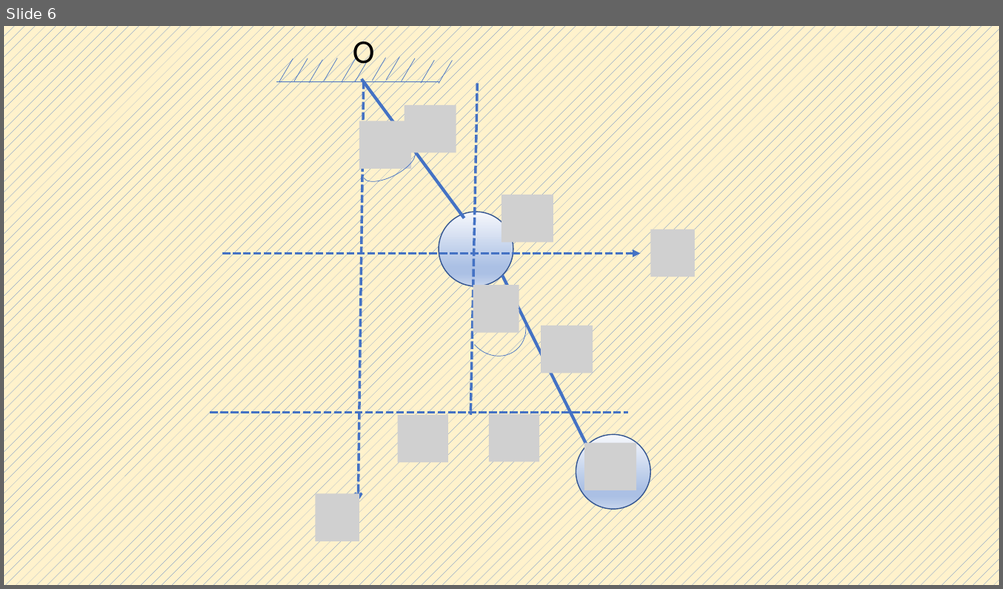
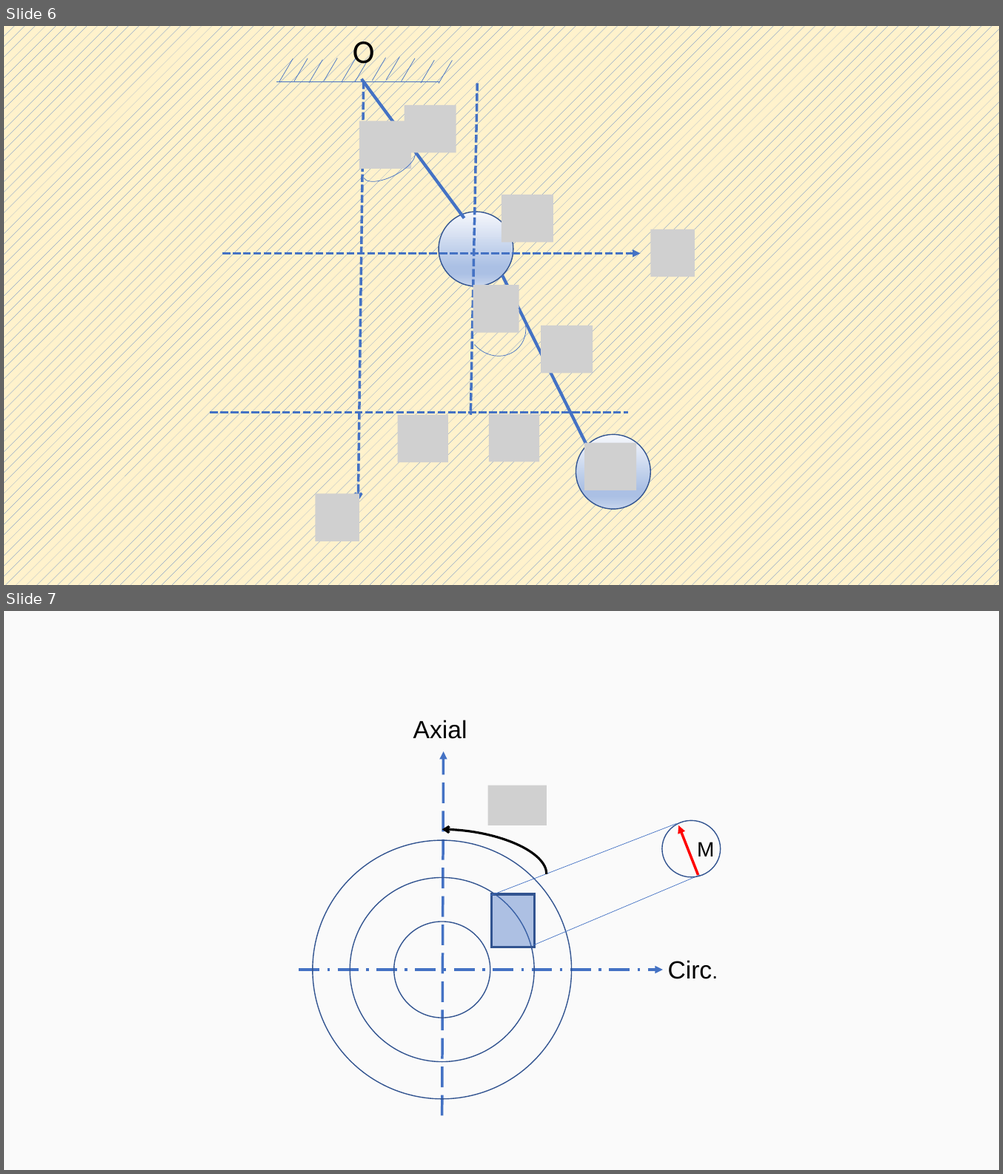
Before and after one commit to robotsorcerer/BrandeisNotes, a slide deck: lec_notes/figures/figures.pptx. Shown one above the other, each under a label of ours: slide 6 before the commit, slides 6 and 7 after it. The pictures are 1003x589 and 1003x1174 pixels, drawn with LibreOffice and Linux fonts; fonts in the diff are those of the drawing; grey boxes stand for pictures. Boxes give left, top, right and bottom in pixels: in the first picture for what was removed or moved away, otherwise in the second. Text is boxed around its words. In the diff, an @@ line names an element or a change of style, - is before the commit and + after.

```diff
--- a/lec_notes/figures/figures.pptx
+++ b/lec_notes/figures/figures.pptx
@@ slide 7 added at bbox=[4, 611, 999, 1170], background gradient #FAFAFA to #D7D7D7 to #E4E4E4 @@
@@ text added at bbox=[413, 720, 467, 739], 24 pt, text #000000 @@
+Axial
@@ arrow added from (442, 1116) to (444, 752), #4472C4 2.5 pt dashed @@
@@ picture added at bbox=[487, 786, 546, 826] @@
@@ curved arrow added from (546, 874) to (442, 829), #000000 2.25 pt @@
@@ line added from (490, 896) to (676, 823), #4472C4 0.5 pt @@
@@ ellipse added at bbox=[662, 820, 720, 877], outline #325491 1 pt @@
@@ arrow added from (698, 875) to (678, 826), #FF0000 2.5 pt @@
@@ ellipse added at bbox=[313, 841, 572, 1099], outline #325491 1 pt @@
@@ text added at bbox=[697, 842, 714, 857], 20 pt, text #000000 @@
+M
@@ line added from (533, 946) to (700, 875), #4472C4 0.5 pt @@
@@ ellipse added at bbox=[350, 878, 535, 1062], outline #325491 1 pt @@
@@ rectangle added at bbox=[491, 894, 534, 948], fill #4472C4 at 42% opacity, outline #325491 2.25 pt @@
@@ ellipse added at bbox=[394, 922, 490, 1019], outline #325491 1 pt @@
@@ text added at bbox=[668, 960, 712, 980], 24 pt, text #000000 @@
+Circ.
@@ arrow added from (299, 970) to (663, 970), #4472C4 2.5 pt dashed @@
```
Also in this commit, not shown: 1 other slide added, 24 other files.
